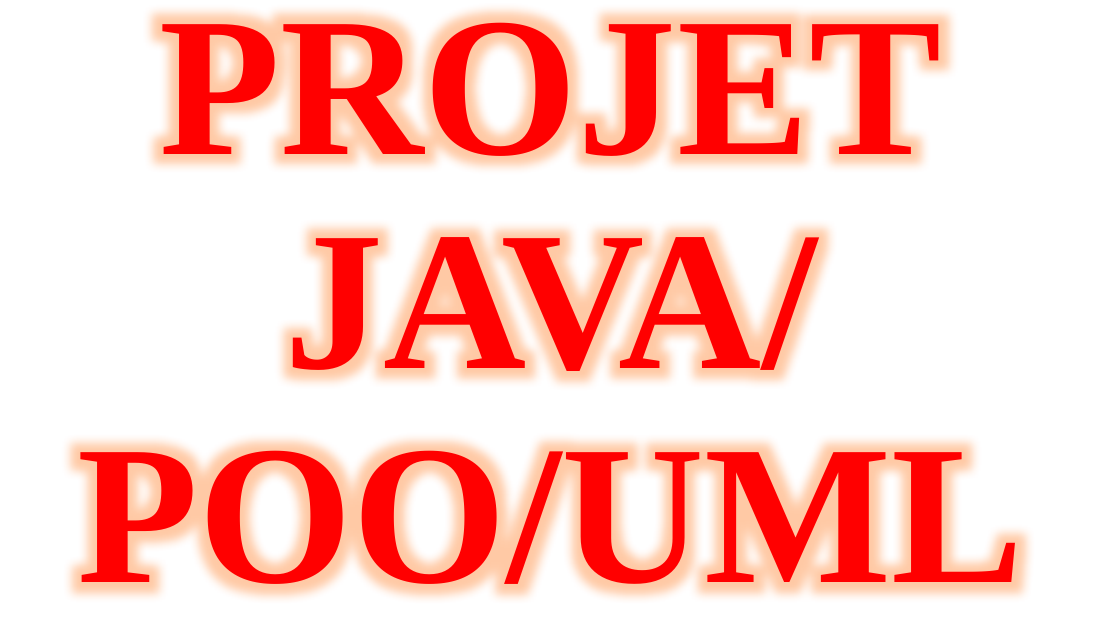
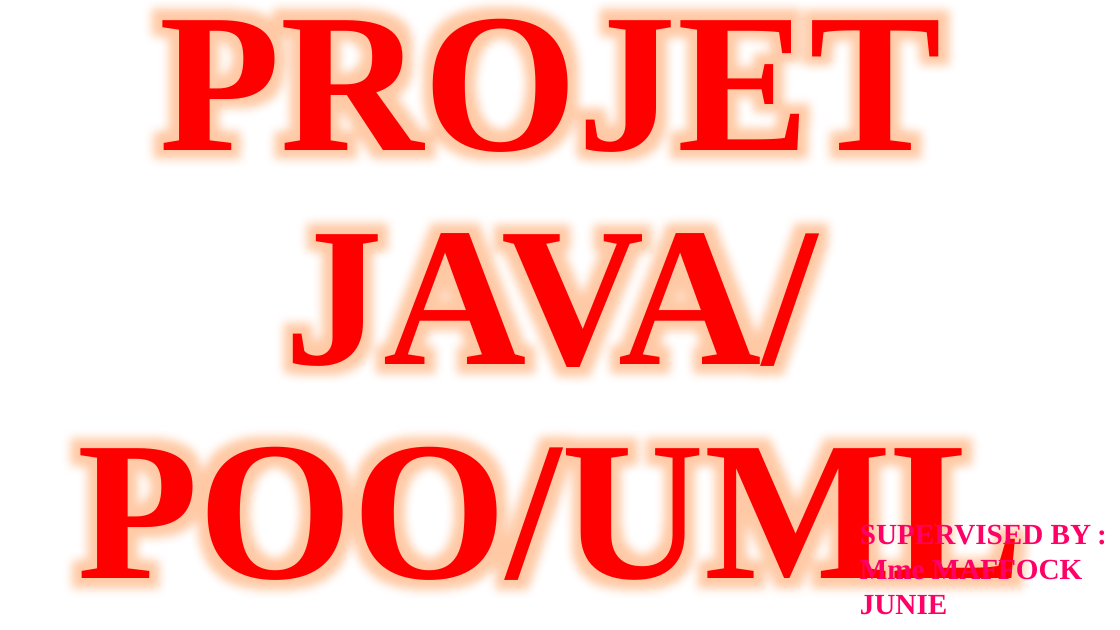
Before and after one commit to NGUESSIE-FABIOLA/BoulderDash, a slide deck: slide 1 of masterpom/PROJET UML.pptx. Drawn at 1120x630 pixels with LibreOffice and Linux fonts; fonts in the diff are those of the drawing; background and template pictures are left out. Boxes give left, top, right and bottom in pixels: in the first picture for what was removed or moved away, otherwise in the second. Text is boxed around its words. In the diff, an @@ line names an element or a change of style, - is before the commit and + after.

```diff
--- a/masterpom/PROJET UML.pptx
+++ b/masterpom/PROJET UML.pptx
@@ title "PROJET JAVA/POO/UML" rewrapped from [77, 0, 1023, 619] to [77, 0, 1023, 615] @@
@@ text added at [860, 521, 1091, 615], 25 pt, text #FF0066, bold @@
+SUPERVISED BY :
+Mme MAFFOCK JUNIE
```
Also in this commit, not shown: 9 other slides changed, 6 slides added, 10 other files.
